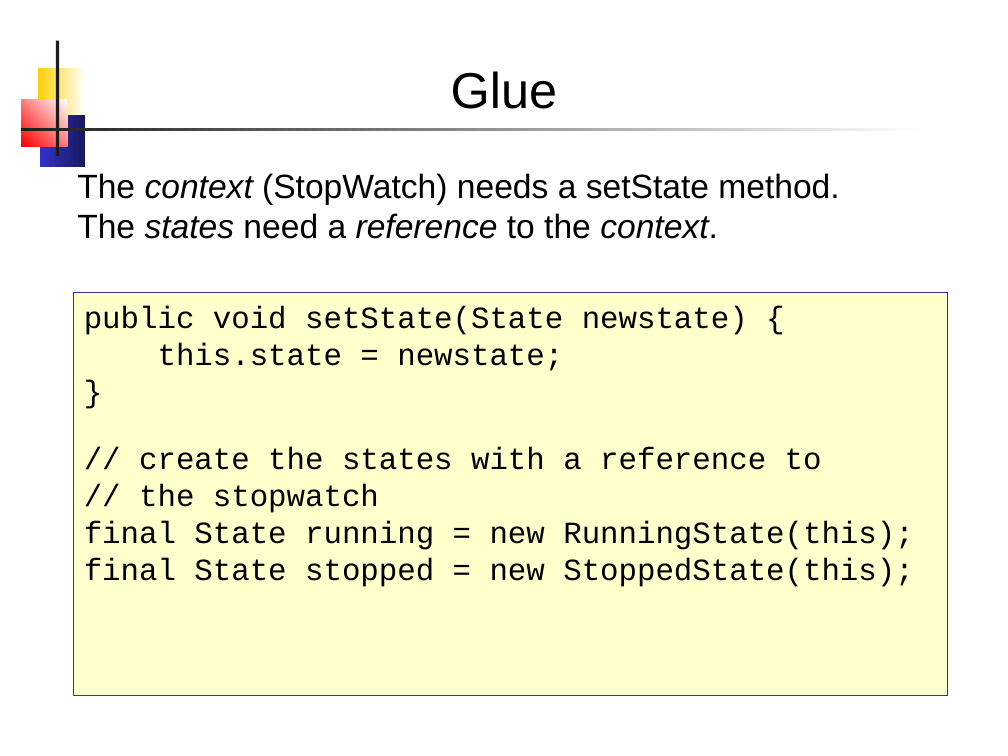
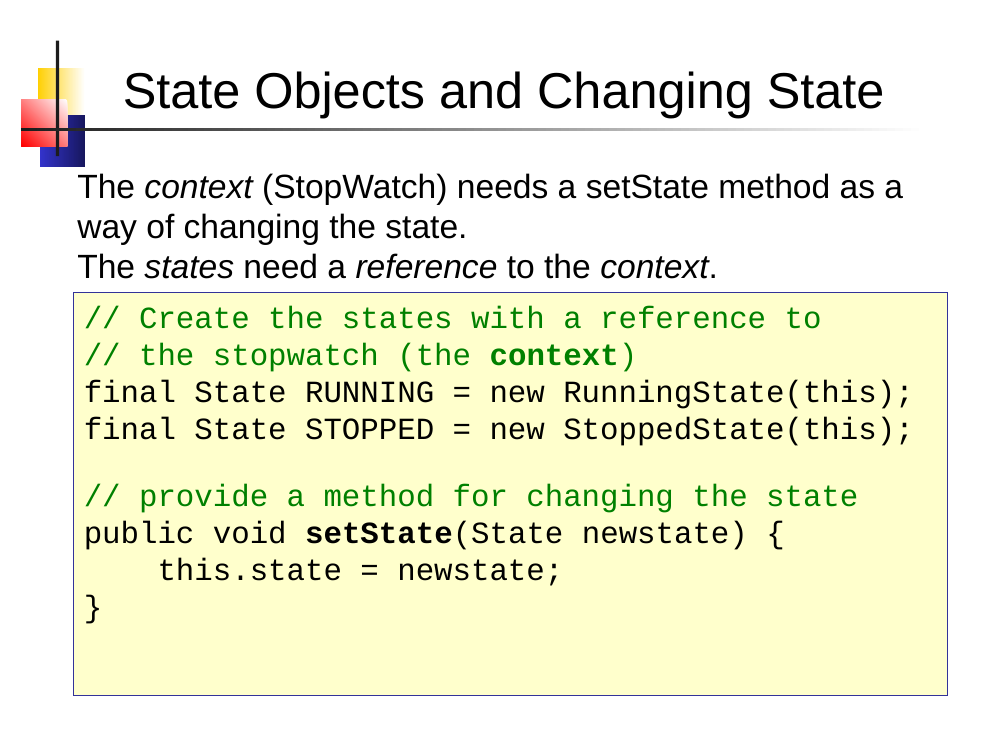
Before and after one commit to skeoop/skeoop.github.io, a slide deck: slide 15 of week9/State Machine.pptx. Drawn at 1008x756 pixels with LibreOffice and Linux fonts; fonts in the diff are those of the drawing. Boxes give left, top, right and bottom in pixels: in the first picture for what was removed or moved away, otherwise in the second. Text is boxed around its words. In the diff, an @@ line names an element or a change of style, - is before the commit and + after.

Commit message:
fix formatting in State Machine slides

```diff
--- a/week9/State Machine.pptx
+++ b/week9/State Machine.pptx
@@ text at [123, 71, 885, 118]: text changed @@
-Glue
+State Objects and Changing State
@@ text at [77, 173, 903, 245]: text changed @@
-The context (StopWatch) needs a setState method.
+The context (StopWatch) needs a setState method as a way of changing the state.
@@ text in rectangle at [84, 306, 913, 513]: paragraphs added @@
+// Create the states with a reference to
+// the stopwatch (the context)
+final State RUNNING = new RunningState(this);
+final State STOPPED = new StoppedState(this);
+// provide a method for changing the state
@@ text in rectangle at [84, 447, 913, 587]: paragraphs removed @@
-// create the states with a reference to
-// the stopwatch
-final State running = new RunningState(this);
-final State stopped = new StoppedState(this);
@@ text in rectangle at [84, 521, 748, 550]: bold on in "setState(State" @@
```
Also in this commit, not shown: 7 other slides changed, 1 slide added, 1 other file.
